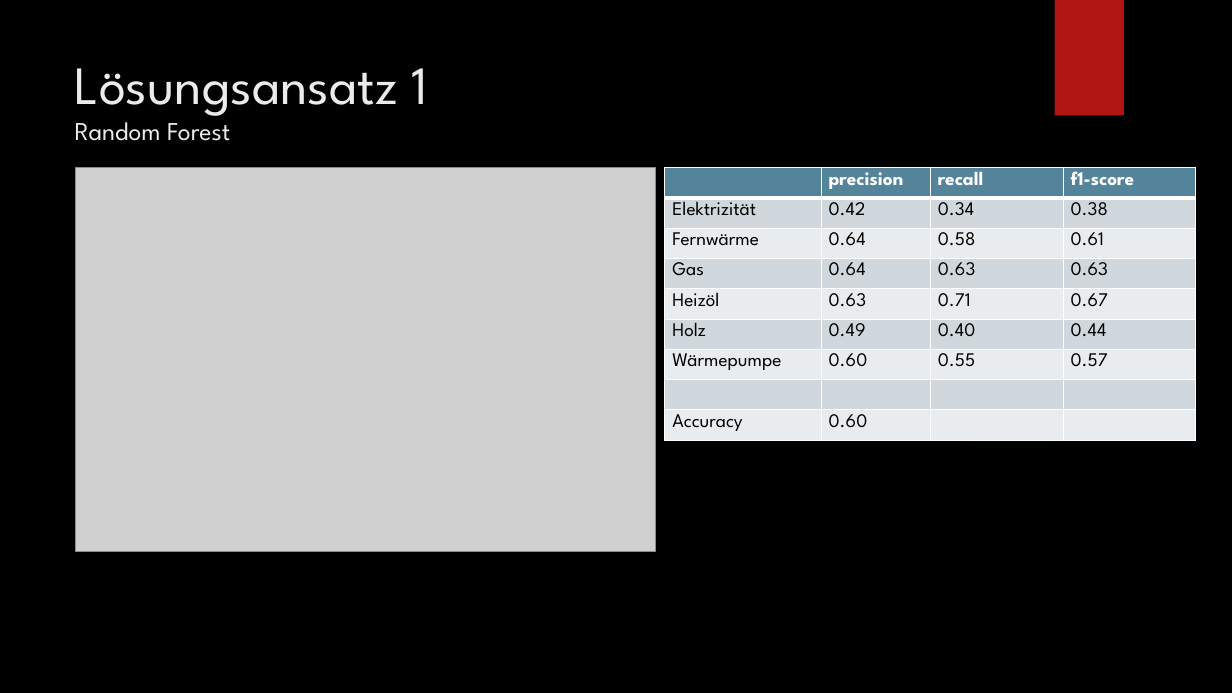
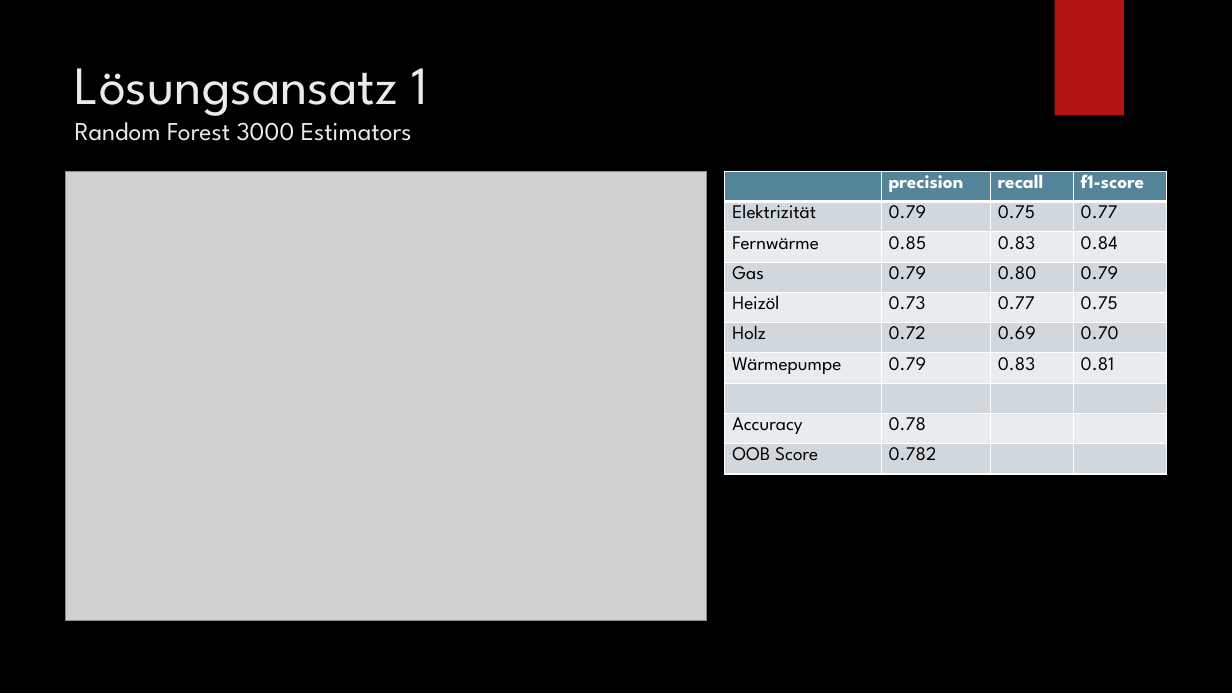
Before and after one commit to ahoehn/machine-learning-project, a slide deck: slide 5 of Präsentation.pptx (slide 4 before the commit). Drawn at 1232x693 pixels with LibreOffice and Linux fonts; fonts in the diff are those of the drawing; grey boxes stand for pictures; background and template pictures are left out. Boxes give left, top, right and bottom in pixels: in the first picture for what was removed or moved away, otherwise in the second. Text is boxed around its words. In the diff, an @@ line names an element or a change of style, - is before the commit and + after.

```diff
--- a/Präsentation.pptx
+++ b/Präsentation.pptx
@@ title at [75, 68, 427, 141]: text changed; size 42 to 20 pt @@
-Lösungsansatz 1
-Random Forest
+Lösungsansatz 1
+Random Forest 3000 Estimators
@@ picture: place and size @@
-picture at [76, 168, 655, 552]
+picture at [66, 171, 707, 620]
@@ table at [726, 171, 1167, 477] @@
-row 2: Elektrizität | 0.42 | 0.34 | 0.38
+row 2: Elektrizität | 0.79 | 0.75 | 0.77
-row 3: Fernwärme | 0.64 | 0.58 | 0.61
+row 3: Fernwärme | 0.85 | 0.83 | 0.84
-row 4: Gas | 0.64 | 0.63 | 0.63
+row 4: Gas | 0.79 | 0.80 | 0.79
-row 5: Heizöl | 0.63 | 0.71 | 0.67
+row 5: Heizöl | 0.73 | 0.77 | 0.75
-row 6: Holz | 0.49 | 0.40 | 0.44
+row 6: Holz | 0.72 | 0.69 | 0.70
-row 7: Wärmepumpe | 0.60 | 0.55 | 0.57
+row 7: Wärmepumpe | 0.79 | 0.83 | 0.81
-row 9: Accuracy | 0.60 |  | 
+row 9: Accuracy | 0.78 |  | 
+row 10: OOB Score | 0.782 |  | 
@@ table: place and size @@
-table at [665, 168, 1197, 444]
+table at [726, 171, 1167, 477]
```
Also in this commit, not shown: 4 other slides changed, 2 slides added, 1 slide removed.
